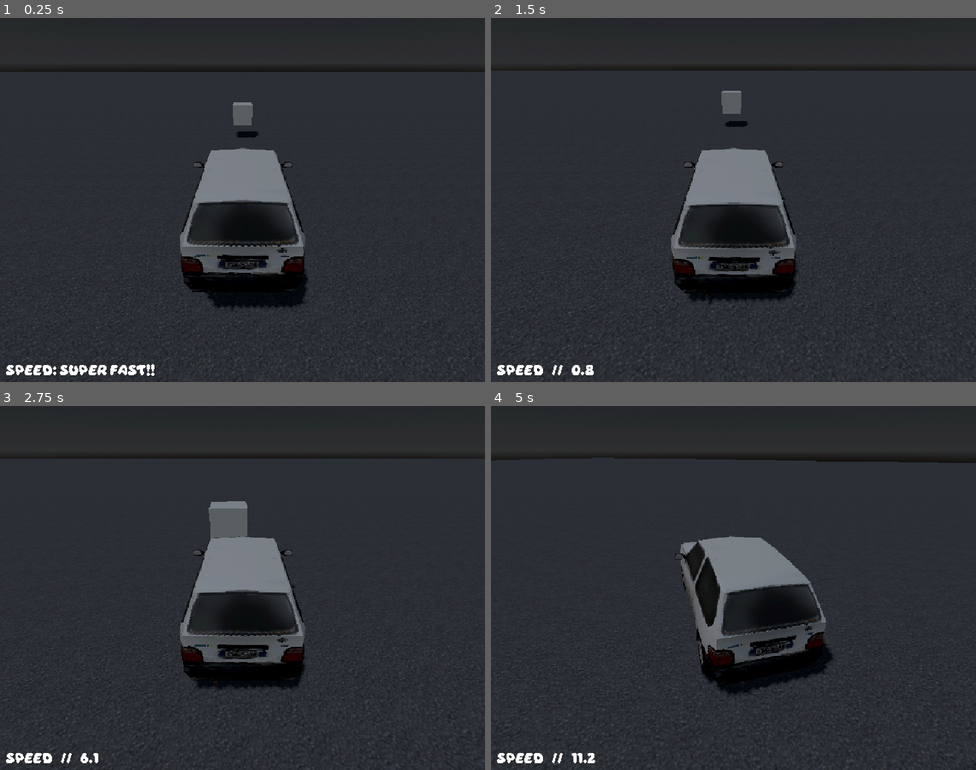
Above: before the commit, frames 1-4 (two rows, left to right).
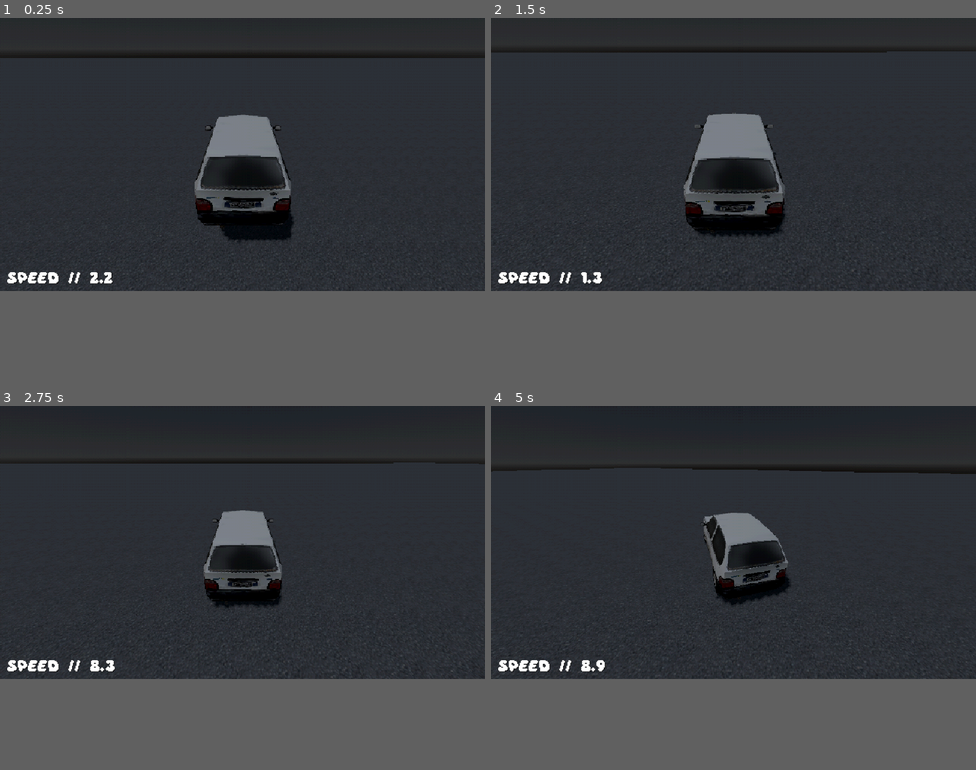
Above: after the commit, the same moments.

Repository: worghet/P06___CARVIBES
Game: Godot game, scene res://scenes/game.tscn
The game is run twice, just before and just after one commit, with the same random seed, the same clock (stepped at 60 frames per second) and the same inputs.
Inputs (mouse positions are in pixels of both pictures, inside the frame that each line leads up to):
- Up to frame 1 (0.25 s): no input
- Up to frame 2 (1.5 s): move the mouse to (840, 181) at 0.52 s; hold D (right) 0.53-1.28 s; click (840, 181) at 0.67 s; move the mouse to (709, 200) at 1.27 s; hold W (forward) from 1.28 s (still down); click (709, 200) at 1.42 s
- Up to frame 3 (2.75 s): keep holding W (forward); move the mouse to (252, 580) at 2.02 s; click (252, 580) at 2.17 s
- Up to frame 4 (5 s): move the mouse to (728, 595) at 2.77 s; click (728, 595) at 2.92 s; move the mouse to (767, 591) at 3.52 s; click (767, 591) at 3.67 s; tap Escape (escape) at 4.15 s; move the mouse to (588, 533) at 4.27 s; release W (forward) at 4.28 s; hold A (left) from 4.28 s (still down); click (588, 533) at 4.42 s
In our replay, the window is 800x600 before the commit and 800x450 after it. These sizes can differ from the game's own. Grey fills any space a smaller window leaves; there, only what the larger window draws over its background counts as a difference.

The runs differ from the first frame. In frame 1, 11% of the frame differs, in the area x 0-100%, y 10-99%; in frame 2, 10%; in frame 3, 9.4%; in frame 4, 11%.

Commit message:
small fixes + qol stuff
- fixed backwards acceleration being wack
- added dynamic fov based on speed
- got braking to work
-also made fullscreen

Diff:
--- a/carvibes/project.godot
+++ b/carvibes/project.godot
@@ -16,8 +16,7 @@
 
 [display]
 
-window/size/viewport_width=1280
-window/size/viewport_height=960
+window/size/mode=3
 window/stretch/mode="viewport"
 
 [input]
--- a/carvibes/scenes/game.tscn
+++ b/carvibes/scenes/game.tscn
@@ -27,44 +27,6 @@
 
 [sub_resource type="ConcavePolygonShape3D" id="ConcavePolygonShape3D_yqjtg"]
 data = PackedVector3Array(-125, 0.25, 125, 125, 0.25, 125, -125, -0.25, 125, 125, 0.25, 125, 125, -0.25, 125, -125, -0. …(536 unchanged characters)…
-
-[sub_resource type="Shader" id="Shader_lnu2h"]
-code = "shader_type spatial;
-render_mode world_vertex_coords, specular_disabled, vertex_lighting;
-
-global uniform vec2 resolution;
-uniform sampler2D color_texture: source_color, filter_nearest;
-uniform float vertex_wobble: hint_range(0.0, 1.0, 0.01) = 1.0;
-uniform float affine_mapping: hint_range(0.0, 1.0, 0.01) = 1.0;
-varying vec2 original_uv;
-
-void vertex() {
-	vec4 position = PROJECTION_MATRIX * VIEW_MATRIX * vec4(VERTEX, 1.0);
-	vec2 snapping = resolution * vertex_wobble;
-	vec2 screen_position = round(position.xy * snapping) / snapping;
-	POSITION = vec4(screen_position, position.zw);
-
-	original_uv = UV;
-	UV *= (VIEW_MATRIX * vec4(VERTEX, 1.0)).z;
-}
-
-void fragment() {
-	vec2 uv = mix(original_uv, UV / VERTEX.z, affine_mapping);
-	ALBEDO = texture(color_texture, uv).rgb;
-}
-
-//void light() {
-//	// Called for every pixel for every light affecting the material.
-//	// Uncomment to replace the default light processing function with this one.
-//}"
-
-[sub_resource type="ShaderMaterial" id="ShaderMaterial_iywne"]
-render_priority = 0
-shader = SubResource("Shader_lnu2h")
-shader_parameter/vertex_wobble = 1.0
-shader_parameter/affine_mapping = 1.0
-
-[sub_resource type="BoxMesh" id="BoxMesh_lbhrr"]
 
 [node name="game" type="Node3D"]
 
@@ -114,9 +76,4 @@
 shape = SubResource("ConcavePolygonShape3D_yqjtg")
 
 [node name="car" parent="." instance=ExtResource("2_yqjtg")]
-transform = Transform3D(1, 0, 0, 0, 1, 0, 0, 0, 1, 0, 1.66654, 0)
-
-[node name="MeshInstance3D" type="MeshInstance3D" parent="."]
-transform = Transform3D(1, 0, 0, 0, 1, 0, 0, 0, 1, 0, 1.4813, 9.59278)
-material_override = SubResource("ShaderMaterial_iywne")
-mesh = SubResource("BoxMesh_lbhrr")
+transform = Transform3D(1, 0, 0, 0, 1, 0, 0, 0, 1, -0.121655, 2.04264, 20.5556)
--- a/carvibes/scripts/car.gd
+++ b/carvibes/scripts/car.gd
@@ -1,27 +1,39 @@
 extends VehicleBody3D
 
-var max_rpm = 500
-var max_torque = 200
+@onready var accelerometer_ui = get_parent().get_child(0).get_child(0).get_child(0)
 
+var max_rpm = 500 # max speed
+var max_torque = 200 #acceleration
+
+var braking_speed = 3.25
 
 var max_wheel_turn = 0.45 # max wheel turn angle
-var steering_speed = 5 # how fast to get to the max wheel turn
+var steering_speed = 5 # how fast to get to the max wheel turn (2-3 reccomended for chill)
 
 func _process(delta: float) -> void:
+
+	# update accelerometer ui
+
+	accelerometer_ui.text = "SPEED   //   " + str(linear_velocity.length()).pad_decimals(1)
 	steering = lerp(steering, Input.get_axis("right", "left") * max_wheel_turn, delta * steering_speed)
 
 	var acceleration = Input.get_axis("backward", "forward") # * 100
 
 	var rpm = $"back-left".get_rpm()
 
-	$"back-left".engine_force = acceleration * max_torque * (1-rpm / max_rpm)
+	$"back-left".engine_force = acceleration * max_torque * (1-abs(rpm) / max_rpm) # fixed backwards thing w abs
 
 	rpm = $"back-right".get_rpm()
 
-	$"back-right".engine_force = acceleration * max_torque * (1-rpm / max_rpm)
+	$"back-right".engine_force = acceleration * max_torque * (1-abs(rpm) / max_rpm)
 
-	#if Input.is_action_pressed("brake"):
-		#linear_velocity = linear_velocity.linear_interpolate(Vector3.ZERO, 5 * delta)
+
+	#dynamic fov
+	$camera_pivot/camera.fov = lerp($camera_pivot/camera.fov, 70 + (linear_velocity.length() * 2), 5*delta) # 0 for no dynamic fov
+
+	# braking
+	if Input.is_action_pressed("brake"):
+		linear_velocity = lerp(linear_velocity, Vector3.ZERO, delta * braking_speed)
 
 
 func _input(event: InputEvent) -> void:
@@ -33,11 +45,7 @@
 		Input.set_mouse_mode(Input.MOUSE_MODE_CAPTURED)
 	elif Input.is_action_just_pressed("escape"):
 		Input.set_mouse_mode(Input.MOUSE_MODE_VISIBLE)
-			#
+			#z
 		#) = Input.MOUSE_MODE_CAPTURED
 		#
 		#print("move cam now")
-
-
-
-	get_parent().get_child(0).get_child(0).get_child(0).text = "SPEED   //   " + str(linear_velocity.length()).pad_decimals(1)
Binary file added: carvibes/demo_stuffs/building_old_tan_01.png
Not shown, added: carvibes/demo_stuffs/building_old_tan_01.png.import
Binary file added: carvibes/demo_stuffs/road_02.png
Not shown, added: carvibes/demo_stuffs/road_02.png.import
Binary file added: carvibes/demo_stuffs/road_muddy_03.png
Not shown, added: carvibes/demo_stuffs/road_muddy_03.png.import
Not shown: 1 places in carvibes/scenes/game.tscn that only renumber resources
